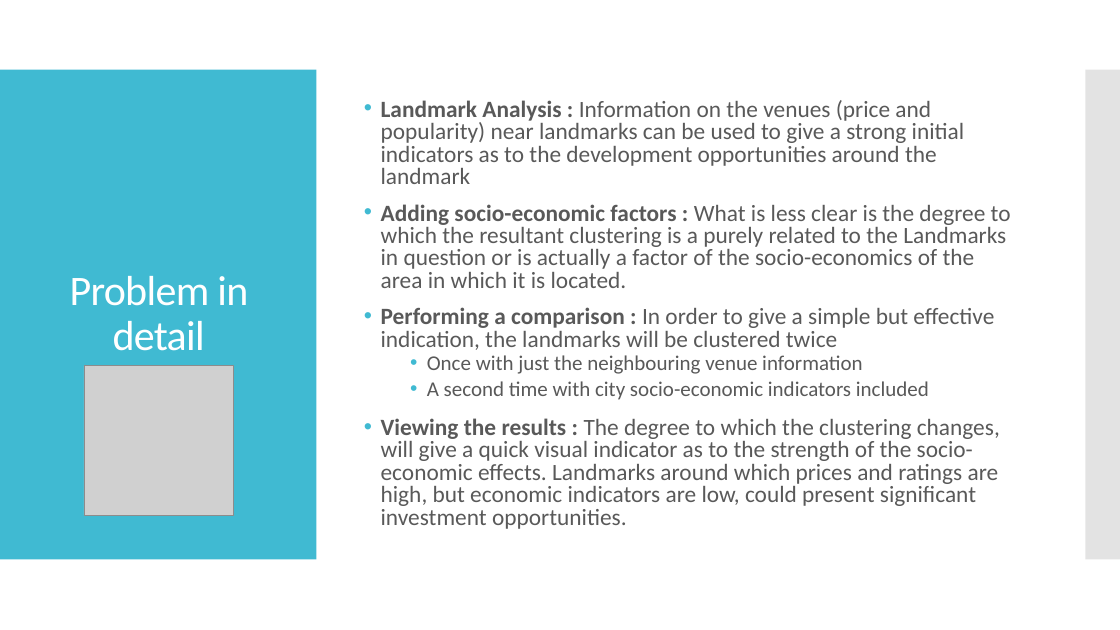
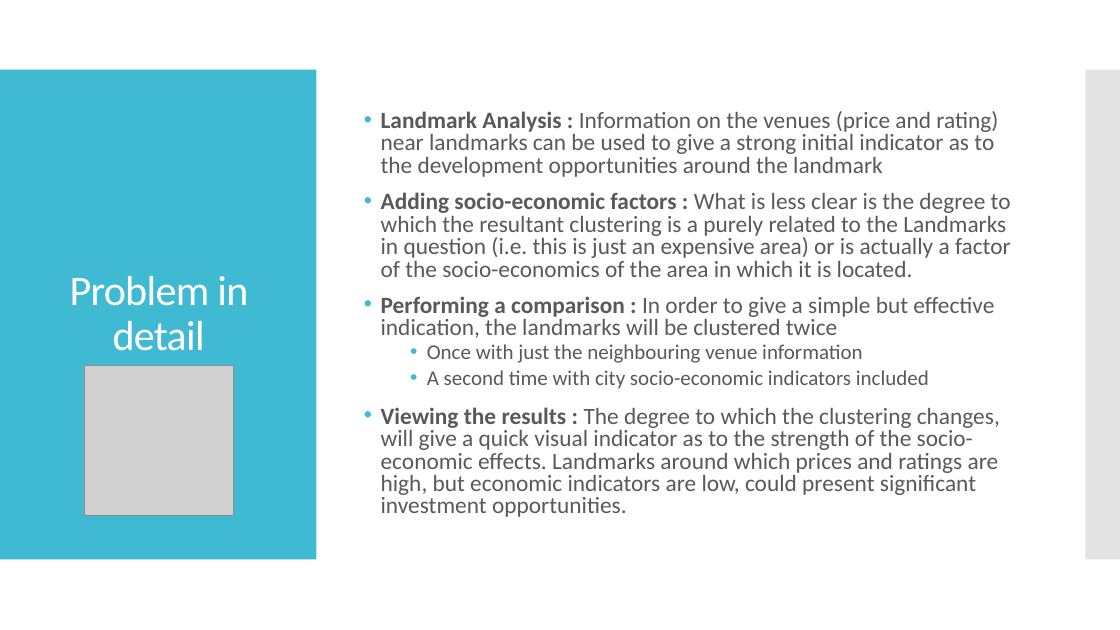
Before and after one commit to bill-looby/Coursera_Capstone, a slide deck: slide 4 of ReportIntro.pptx. Drawn at 1120x630 pixels with LibreOffice and Linux fonts; fonts in the diff are those of the drawing; grey boxes stand for pictures. Boxes give left, top, right and bottom in pixels: in the first picture for what was removed or moved away, otherwise in the second. Text is boxed around its words. In the diff, an @@ line names an element or a change of style, - is before the commit and + after.

```diff
--- a/ReportIntro.pptx
+++ b/ReportIntro.pptx
@@ text at (381,111,1011,277): text changed @@
-• Landmark Analysis : Information on the venues (price and popularity) near landmarks can be used to give a strong initial indicators as to the development opportunities around the landmark
-• Adding socio-economic factors : What is less clear is the degree to which the resultant clustering is a purely related to the Landmarks in question or is actually a factor of the socio-economics of the area in which it is located.
+• Landmark Analysis : Information on the venues (price and rating) near landmarks can be used to give a strong initial indicator as to the development opportunities around the landmark
+• Adding socio-economic factors : What is less clear is the degree to which the resultant clustering is a purely related to the Landmarks in question (i.e. this is just an expensive area) or is actually a factor of the socio-economics of the area in which it is located.
```
Also in this commit, not shown: 3 other slides changed.
